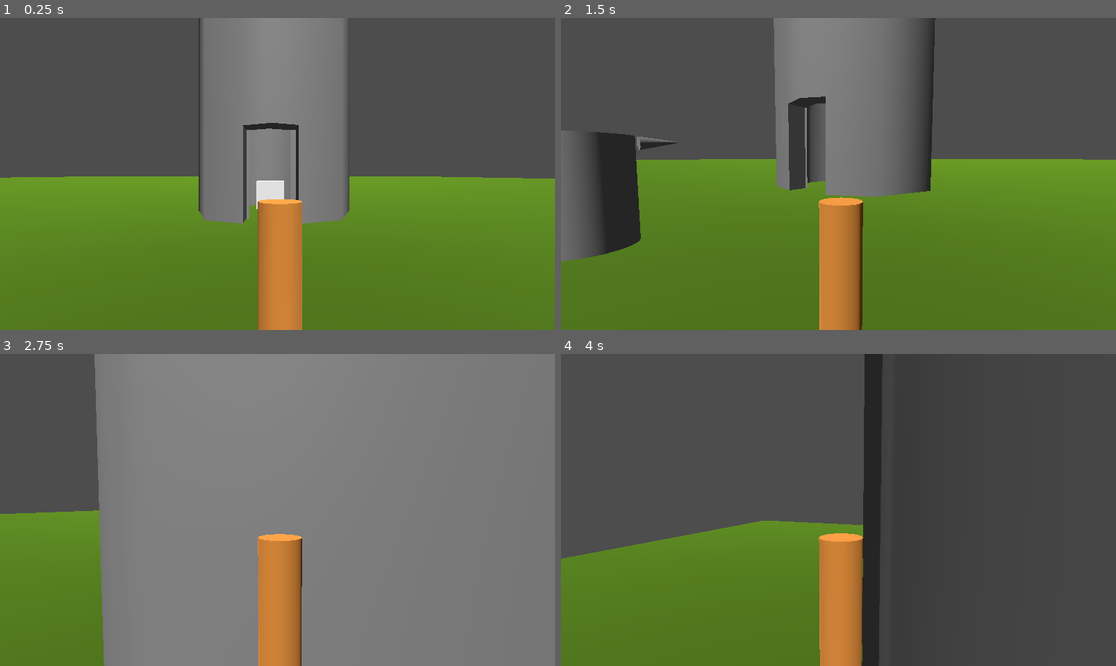
Above: before the commit, frames 1-4 (two rows, left to right).
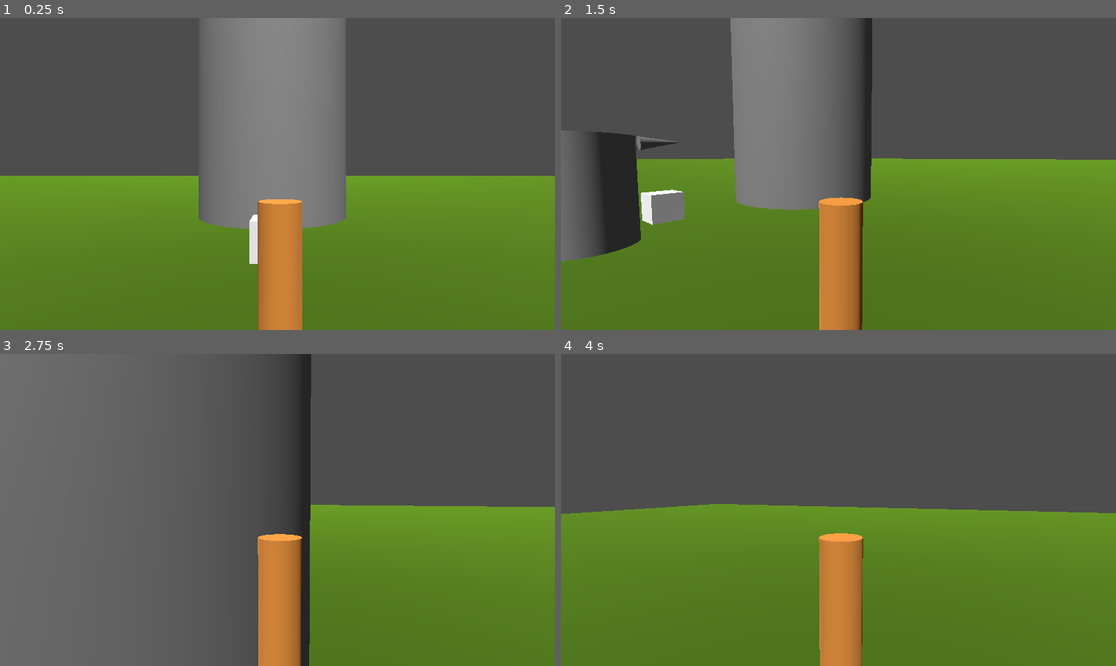
Above: after the commit, the same moments.

Repository: muhammetbozkurt/lighthouse-defense
Game: Godot game, scene res://world.tscn
The game is run twice, just before and just after one commit, with the same random seed, the same clock (stepped at 60 frames per second) and the same inputs.
Inputs (mouse positions are in pixels of both pictures, inside the frame that each line leads up to):
- Up to frame 1 (0.25 s): no input
- Up to frame 2 (1.5 s): tap Enter (ui_accept) at 0.5, 0.77 s; move the mouse to (960, 158) at 0.52 s; hold Right (ui_right) 0.53-1.28 s; tap T (deploy_turret) at 0.6 s; click (960, 158) at 0.67 s; move the mouse to (810, 174) at 1.27 s; hold Up (ui_up) from 1.28 s (still down); tap 1 at 1.35 s
- Up to frame 3 (2.75 s): keep holding Up (ui_up); tap Enter (ui_accept) at 1.52 s; move the mouse to (288, 503) at 2.02 s; tap T (deploy_turret) at 2.1 s
- Up to frame 4 (4 s): keep holding Up (ui_up); move the mouse to (832, 516) at 2.77 s; tap 1 at 2.85 s; click (832, 516) at 2.92 s; tap Enter (ui_accept) at 3.02, 3.77 s; move the mouse to (877, 513) at 3.52 s; tap T (deploy_turret) at 3.6 s

The runs differ from the first frame. In frame 1, 1.8% of the frame differs, in the area x 0-100%, y 0-79%; in frame 2, 16%; in frame 3, 92%, in the area x 0-100%, y 0-100%; in frame 4, 29%.

Commit message:
some fine tunning

Diff:
--- a/manager.gd
+++ b/manager.gd
@@ -1,6 +1,7 @@
 extends Node3D
 
 @onready var sun: DirectionalLight3D = $Sun
+@onready var tower: StaticBody3D = $"../Tower"
 
 @export var turret_scene: PackedScene
 @export_group("Enemy Settings")
@@ -52,6 +53,15 @@
 
 	return seed + spawn_direction * spawn_distance
 
+func death_utils():
+	enemies_alive -= 1
+
+	if enemies_alive <= 0:
+		enemies_alive = 0
+		wave_in_progress = false
+
+
+
 func start_next_wave() -> void:
 	wave_in_progress = true
 	current_wave += 1
@@ -70,8 +80,10 @@
 func spawn_enemy(spawn_center: Vector3) -> void:
 	if enemy_scene == null: return
 	var enemy_instance = enemy_scene.instantiate()
-	enemy_instance.add_to_group("")
+	enemy_instance.add_to_group("enemy")
 	if enemy_instance:
+		enemy_instance.manager = self
+		enemy_instance.tower = tower
 		var spawn_direction = Vector3(randf_range(-1.0, 1.0), 0, randf_range(-1.0, 1.0)).normalized()
 		var spawn_distance = randf_range(0, max_spawn_distance)
 		enemy_instance.global_position = spawn_center + spawn_direction * spawn_distance
--- a/project.godot
+++ b/project.godot
@@ -15,14 +15,11 @@
 config/features=PackedStringArray("4.4", "Forward Plus")
 config/icon="res://icon.svg"
 
-[autoload]
-
-TestNode3d="*res://test_node_3d.gd"
-
 [input]
 
 deploy_turret={
 "deadzone": 0.2,
-"events": [Object(InputEventKey,"resource_local_to_scene":false,"resource_name":"","device":0,"window_id":0,"alt_pressed":false,"shift_pressed":false,"ctrl_pressed":false,"meta_pressed":false,"pressed":false,"keycode":0,"physical_keycode":84,"key_label":0,"unicode":0,"location":0,"echo":false,"script":null)
+"events": [Object(InputEventJoypadButton,"resource_local_to_scene":false,"resource_name":"","device":-1,"button_index":0,"pressure":0.0,"pressed":false,"script":null)
+, Object(InputEventKey,"resource_local_to_scene":false,"resource_name":"","device":0,"window_id":0,"alt_pressed":false,"shift_pressed":false,"ctrl_pressed":false,"meta_pressed":false,"pressed":false,"keycode":0,"physical_keycode":84,"key_label":0,"unicode":0,"location":0,"echo":false,"script":null)
 ]
 }
--- a/scenes/enemy.gd
+++ b/scenes/enemy.gd
@@ -6,6 +6,9 @@
 @export var attack_rate: float = 1.0
 @export var health: float = 10.0
 
+
+var manager: Node3D = null
+var tower: StaticBody3D = null
 var target: Node3D = null
 var can_attack: bool = true
 
@@ -16,10 +19,14 @@
 	if is_instance_valid(target):
 		var direction = (target.global_position - global_position).normalized()
 		velocity = direction * move_speed
+		velocity.y = -9.8 * delta
+
 		move_and_slide()
 
 		# Check if the enemy is close enough to attack
-		if global_position.distance_to(target.global_position) < 2.0 and can_attack:
+		var target_vector = target.global_position
+		target_vector.y = global_position.y
+		if global_position.distance_to(target_vector) < 3.0 and can_attack:
 			attack_target()
 			can_attack = false
 			await get_tree().create_timer(1.0 / attack_rate).timeout
@@ -31,6 +38,7 @@
 	health -= amount
 	print("enemy health: ", health, " amount: ", amount)
 	if health <= 0:
+		manager.death_utils()
 		queue_free()
 
 func attack_target() -> void:
@@ -49,6 +57,9 @@
 			min_distance = distance
 			closest_turret = node
 
+	if min_distance > global_position.distance_to(tower.global_position):
+		closest_turret = tower
+
 	if closest_turret:
 		target = closest_turret
 
--- a/scenes/portal.tscn
+++ b/scenes/portal.tscn
@@ -3,8 +3,10 @@
 [ext_resource type="Script" uid="uid://d3pekmt3008hk" path="res://scripts/portal.gd" id="1_v0xau"]
 
 [sub_resource type="BoxShape3D" id="BoxShape3D_ppl40"]
+size = Vector3(0.5, 0.5, 0.5)
 
 [sub_resource type="BoxMesh" id="BoxMesh_v0xau"]
+size = Vector3(0.5, 0.5, 0.5)
 
 [sub_resource type="StandardMaterial3D" id="StandardMaterial3D_1ffj6"]
 transparency = 1
@@ -22,6 +24,6 @@
 surface_material_override/0 = SubResource("StandardMaterial3D_1ffj6")
 
 [node name="LandPoint" type="Marker3D" parent="."]
-transform = Transform3D(1, 0, 0, 0, 1, 0, 0, 0, 1, 1.70285, -0.0197103, -0.023637)
+transform = Transform3D(1, 0, 0, 0, 1, 0, 0, 0, 1, 1, 0, 0)
 
 [connection signal="body_entered" from="." to="." method="_on_body_entered"]
--- a/scenes/projection.tscn
+++ b/scenes/projection.tscn
@@ -4,11 +4,11 @@
 
 [sub_resource type="CylinderShape3D" id="CylinderShape3D_fs1jf"]
 height = 0.001
-radius = 2.9
+radius = 2.0
 
 [sub_resource type="CylinderMesh" id="CylinderMesh_2edca"]
-top_radius = 2.9
-bottom_radius = 2.9
+top_radius = 2.0
+bottom_radius = 2.0
 height = 0.01
 
 [sub_resource type="StandardMaterial3D" id="StandardMaterial3D_uge3r"]
@@ -26,7 +26,7 @@
 surface_material_override/0 = SubResource("StandardMaterial3D_uge3r")
 
 [node name="SpotLight3D" type="SpotLight3D" parent="."]
-transform = Transform3D(1, 0, 0, 0, -0.813598, 0.581428, 0, -0.581428, -0.813598, 0.031, 1.10134, 2.5)
+transform = Transform3D(1, 0, 0, 0, -0.813598, 0.581428, 0, -0.581428, -0.813598, 0.0324925, 0.641076, 1.32392)
 light_color = Color(1, 0.894118, 1, 1)
 light_energy = 10.0
 shadow_enabled = true
--- /dev/null
+++ b/scenes/tower.tscn
@@ -0,0 +1,21 @@
+[gd_scene load_steps=4 format=3 uid="uid://c021u5iesxvtq"]
+
+[ext_resource type="Script" uid="uid://c878tfbu3wqwe" path="res://scripts/tower.gd" id="1_2x682"]
+
+[sub_resource type="CylinderMesh" id="CylinderMesh_7j8ug"]
+top_radius = 2.0
+bottom_radius = 2.0
+height = 28.0
+
+[sub_resource type="CylinderShape3D" id="CylinderShape3D_2x682"]
+height = 28.0
+radius = 2.0
+
+[node name="Tower" type="StaticBody3D"]
+script = ExtResource("1_2x682")
+
+[node name="MeshInstance3D" type="MeshInstance3D" parent="."]
+mesh = SubResource("CylinderMesh_7j8ug")
+
+[node name="CollisionShape3D" type="CollisionShape3D" parent="."]
+shape = SubResource("CylinderShape3D_2x682")
--- /dev/null
+++ b/scripts/tower.gd
@@ -0,0 +1,9 @@
+extends StaticBody3D
+
+@export var health = 100
+
+func take_damage(attack_damage: float):
+	health -= attack_damage
+	print("tower health: ", health)
+	if health <= 0:
+		get_tree().reload_current_scene()
--- a/scripts/turret.gd
+++ b/scripts/turret.gd
@@ -26,9 +26,9 @@
 	if is_instance_valid(target):
 		# Point the turret towards the target
 		look_at(target.global_position, Vector3.UP)
-	#else:
+	else:
 		# If the current target is invalid, find a new one
-		#find_new_target()
+		find_new_target()
 
 func take_damage(amount: float) -> void:
 	health -= amount
@@ -38,7 +38,8 @@
 func _on_attack_range_body_entered(body: Node3D) -> void:
 	timer.start()
 	print(body.name)
-	if body.name == "Enemy" and not is_instance_valid(target):
+
+	if body.is_in_group("enemy") and not is_instance_valid(target):
 		print(body.name, " enemy set")
 		target = body
 
@@ -49,9 +50,11 @@
 
 func find_new_target() -> void:
 	var bodies_in_range = $AttackRange.get_overlapping_bodies()
+
 	for body in bodies_in_range:
-		if body.name == "Enemy":
+		if body.is_in_group("enemy"):
 			target = body
+			timer.start()
 			return
 
 func _on_attack_timer_timeout() -> void:
--- a/tower.tscn
+++ b/tower.tscn
@@ -1,6 +1,9 @@
-[gd_scene load_steps=2 format=3 uid="uid://dbsoodsnv2l4l"]
+[gd_scene load_steps=3 format=3 uid="uid://dbsoodsnv2l4l"]
 
 [sub_resource type="CylinderMesh" id="CylinderMesh_dnc73"]
+
+[sub_resource type="CylinderShape3D" id="CylinderShape3D_dnc73"]
+height = 28.91
 
 [node name="Tower" type="Node3D"]
 
@@ -9,3 +12,4 @@
 mesh = SubResource("CylinderMesh_dnc73")
 
 [node name="CollisionShape3D" type="CollisionShape3D" parent="."]
+shape = SubResource("CylinderShape3D_dnc73")
--- a/world.tscn
+++ b/world.tscn
@@ -6,6 +6,7 @@
 [ext_resource type="PackedScene" uid="uid://bof7vm0cvu8nt" path="res://scenes/turret.tscn" id="2_dwbse"]
 [ext_resource type="PackedScene" uid="uid://d0wrbsrgxfn0o" path="res://scenes/portal.tscn" id="2_fj7yv"]
 [ext_resource type="PackedScene" uid="uid://dycnhn8h3w8gx" path="res://scenes/projection.tscn" id="4_aqk2v"]
+[ext_resource type="PackedScene" uid="uid://c021u5iesxvtq" path="res://scenes/tower.tscn" id="4_pkg7o"]
 
 [sub_resource type="StandardMaterial3D" id="StandardMaterial3D_aqk2v"]
 albedo_color = Color(0.310209, 0.481456, 0, 1)
@@ -24,52 +25,29 @@
 [node name="Sun" type="DirectionalLight3D" parent="Manager"]
 transform = Transform3D(0.997018, 0.0509738, 0.0579406, -0.0771715, 0.658556, 0.748564, 0, -0.750803, 0.660526, 26.9119, 141.909, 59.1284)
 
+[node name="Tower" parent="." instance=ExtResource("4_pkg7o")]
+transform = Transform3D(1, 0, 0, 0, 1, 0, 0, 0, 1, 0, 14, 0.023)
+
 [node name="ProtoController" parent="." instance=ExtResource("1_f3sb7")]
-transform = Transform3D(1, 0, 0, 0, 1, 0, 0, 0, 1, 0.148211, -0.109653, 11.3793)
+transform = Transform3D(1, 0, 0, 0, 1, 0, 0, 0, 1, 0.148211, -0.109653, 5.84459)
+up_direction = Vector3(0.0703492, 0.0703492, 0.995039)
 
 [node name="CSGBox3D" type="CSGBox3D" parent="."]
-transform = Transform3D(1, 0, 0, 0, 1, 0, 0, 0, 1, -13.362, -0.873419, -1.8024)
+transform = Transform3D(1, 0, 0, 0, 1, 0, 0, 0, 1, 0.00585651, -0.0884396, 0.01087)
 use_collision = true
-size = Vector3(206.26, 0.166016, 300.158)
+size = Vector3(300, 0.166, 300)
 material = SubResource("StandardMaterial3D_aqk2v")
 
 [node name="WorldEnvironment" type="WorldEnvironment" parent="."]
 environment = SubResource("Environment_f3sb7")
 
-[node name="Tower" type="CSGCylinder3D" parent="."]
-transform = Transform3D(1, 0, 0, 0, 1, 0, 0, 0, 1, 0.00062561, 14.2931, 2.7918)
-use_collision = true
-radius = 3.0
-height = 30.0
-
-[node name="CSGCylinder3D2" type="CSGCylinder3D" parent="Tower"]
-transform = Transform3D(1, 0, 0, 0, 1, 0, 0, 0, 1, -0.118834, -0.617901, 0.136944)
-operation = 2
-radius = 2.0
-height = 28.9101
-
-[node name="CSGBox3D" type="CSGBox3D" parent="Tower"]
-transform = Transform3D(1, 0, 0, 0, 1, 0, 0, 0, 1, -0.0639802, -13.58, 2.4575)
-operation = 2
-size = Vector3(1.60168, 2.84521, 1.1864)
-
-[node name="CSGCylinder3D" type="CSGCylinder3D" parent="Tower"]
-transform = Transform3D(1, 0, 0, 0, 1, 0, 0, 0, 1, -0.033488, 14.888, -0.0859661)
-radius = 3.2
-height = 0.4
-
-[node name="CSGCylinder3D" type="CSGCylinder3D" parent="Tower/CSGCylinder3D"]
-operation = 2
-radius = 3.0
-height = 0.4
-
 [node name="ToScoutPosition" parent="." node_paths=PackedStringArray("landing_zone") instance=ExtResource("2_fj7yv")]
-transform = Transform3D(1, 0, 0, 0, 1, 0, 0, 0, 1, -0.117242, 29.854, 2.85491)
+transform = Transform3D(1, 0, 0, 0, 1, 0, 0, 0, 1, 0, 28.6219, 0)
 landing_zone = NodePath("../ToEngineerPosition")
 
 [node name="ToEngineerPosition" parent="." node_paths=PackedStringArray("landing_zone") instance=ExtResource("2_fj7yv")]
-transform = Transform3D(-0.999967, 0, 0.00813323, 0, 1, 0, -0.00813323, 0, -0.999967, -0.131111, -0.0311931, 3.28111)
+transform = Transform3D(1.19249e-08, 0, -1, 0, 1, 0, 1, 0, 1.19249e-08, 0.0554924, 0.307028, 3.82197)
 landing_zone = NodePath("../ToScoutPosition")
 
 [node name="Projection" parent="." instance=ExtResource("4_aqk2v")]
-transform = Transform3D(1, 0, 0, 0, 1, 0, 0, 0, 1, -0.0447797, 29.3316, 2.71411)
+transform = Transform3D(1, 0, 0, 0, 1, 0, 0, 0, 1, -0.00383997, 28.0158, -0.0447168)
Not shown, added: scripts/tower.gd.uid
Not shown: 1 places in world.tscn that only renumber resources
Not shown, added: .DS_Store
